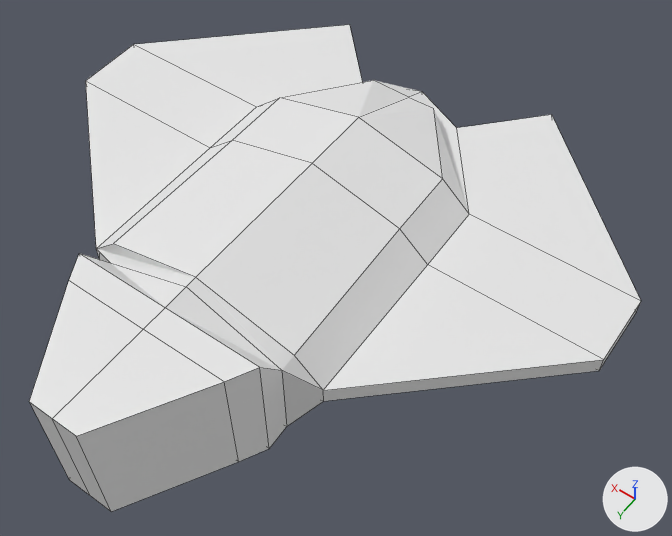
Before and after pictures for a commit that changed the Blender file Blender/PickUp.blend.
Both versions are drawn from a 50 mm lens placed at (-5.45, 6.23, 10.1), pointed at (-0.76, -0.34, -0.22). The axes (+X, +Y, +Z) are drawn at lower right. The lights are the same throughout. Mesh edges are drawn as thin lines. The same objects are shown in both versions, whatever each file hides.
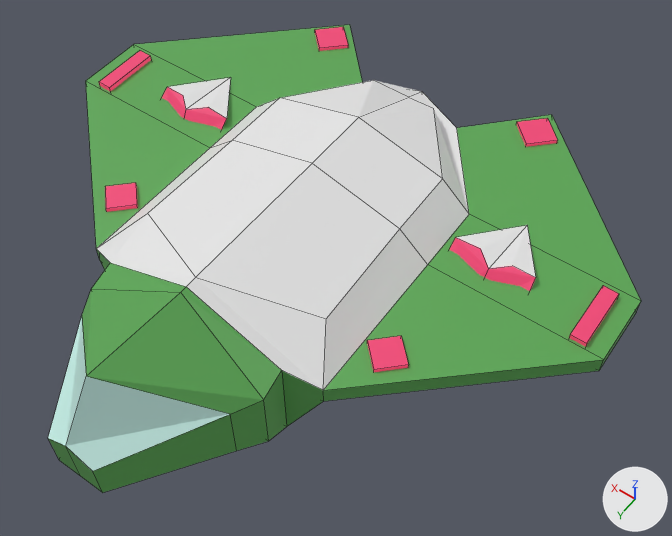
Pixel boxes (x1, y1, x2, y2) of what changed, in the pictures (672 x 536 px):
'Cube', reshaped
    before: (29, 25, 641, 512)
    after: (48, 25, 641, 493)
part 1 of me_cube_007, added
    after: (99, 51, 619, 347)
part 2 of me_cube_007, built on
    before: (96, 80, 469, 390)
    after: (96, 27, 558, 390)
part 3 of me_cube_007, recoloured (white to green)
    both: (48, 25, 641, 493)
part 4 of me_cube_007, recoloured
    before: (29, 281, 224, 436)
    after: (48, 316, 229, 471)

The change in detail:
Material 'Glass.001' (mat_glass_001) is new.
Its base color is (0.546, 0.831, 0.768) (cyan #c3ebe3).
Material 'ShipGlowSpots.001' (mat_shipglowspots_001) is new.
Its base color is (0.296, 0.0296, 0.0887) (red #943054).
Its emission color is (0.539, 0.0273, 0.0865) (red #c22e53).
Its emission strength is 1.0.
Material 'Shell.001' (mat_shell_001) is new.
Its base color is (0.8, 0.8, 0.8) (white #e7e7e7).
Material 'Material.003' (mat_material_003) is new.
Its base color is (0.102, 0.381, 0.0865) (green #5aa653).
me_cube_007 is used by ob_cube; location (0.0, 0.0, 0.0); scale (2.0, 2.0, 1.0).
me_cube_007 had 44 vertices, 30 faces, 2 loose edges and spanned x -2.26..0.18, y -2.24..1.98, z -1.0..1.0.
me_cube_007 now has 80 vertices, 55 faces, 4 loose edges and spans x -2.26..0.18, y -2.24..1.98, z -1.0..1.14.
me_cube_007 part 1: a new loose piece, a box spanning x -2.12..-2.01, y -0.92..-0.44, z -0.27..0.27, in mat_shipglowspots_001 (red #943054).
Part 2, on me_cube_007:
30 faces are deleted.
3 vertices in x -0.18..0.18, y 1.98, z -1.0 move by (0.0, 0.0, 0.56).
10 vertices move from x -0.75..0.18, y 0.78..1.98, z -1.0..1.0 to x -0.75..0.18, y 0.45..1.98, z -0.79..1.14.
28 vertices are added at x -1.65..-0.79, y -2.15..0.49, z -0.25..0.33.
2 loose edges are added.
23 new faces join them, mat_material_003 (green #5aa653).
11 new faces join them, mat_shell_001 (white #e7e7e7).
1 new face joins them, mat_glass_001 (cyan #c3ebe3).
14 new faces join them, mat_shipglowspots_001 (red #943054).
me_cube_007 part 3: 22 faces spanning x -2.26..0.0, y -2.24..1.98, z -1.0..1.14 switch from no material to mat_material_003 (green #5aa653).
me_cube_007 part 4: 1 face spanning x -0.62..0.0, y 1.25..1.98, z 0.14..1.14 switches from no material to mat_glass_001 (cyan #c3ebe3).
me_cube_007 now uses material mat_shipglowspots_001 (red #943054).
me_cube_007 now uses material mat_glass_001 (cyan #c3ebe3).
me_cube_007 now uses material mat_shell_001 (white #e7e7e7).
